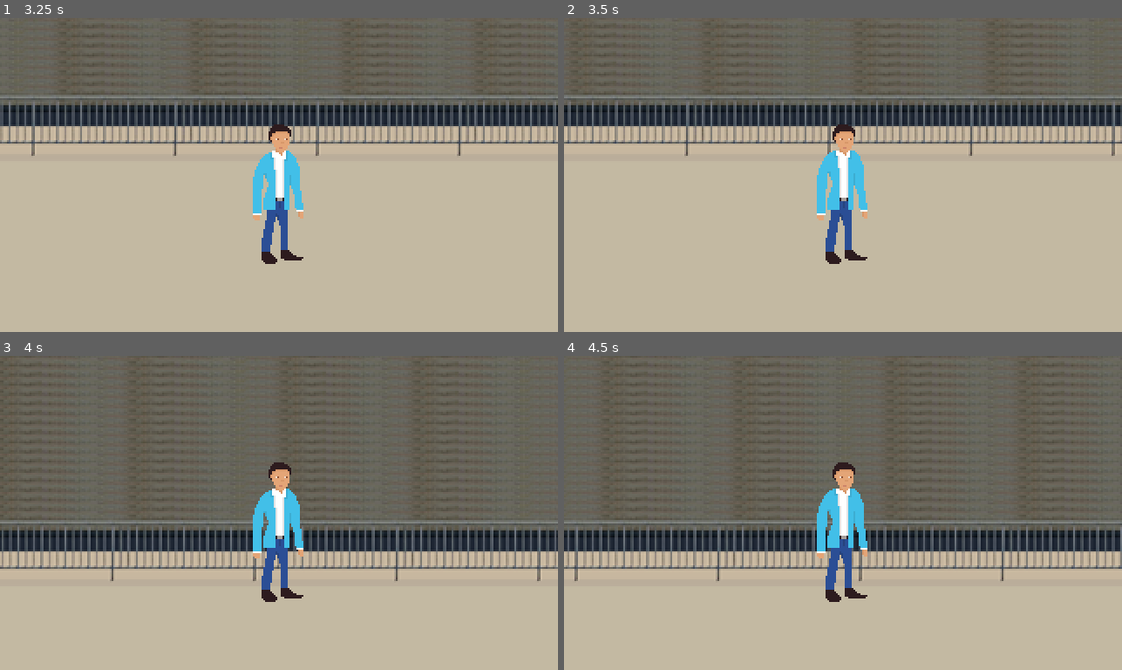
Above: before the commit, frames 1-4 (two rows, left to right).
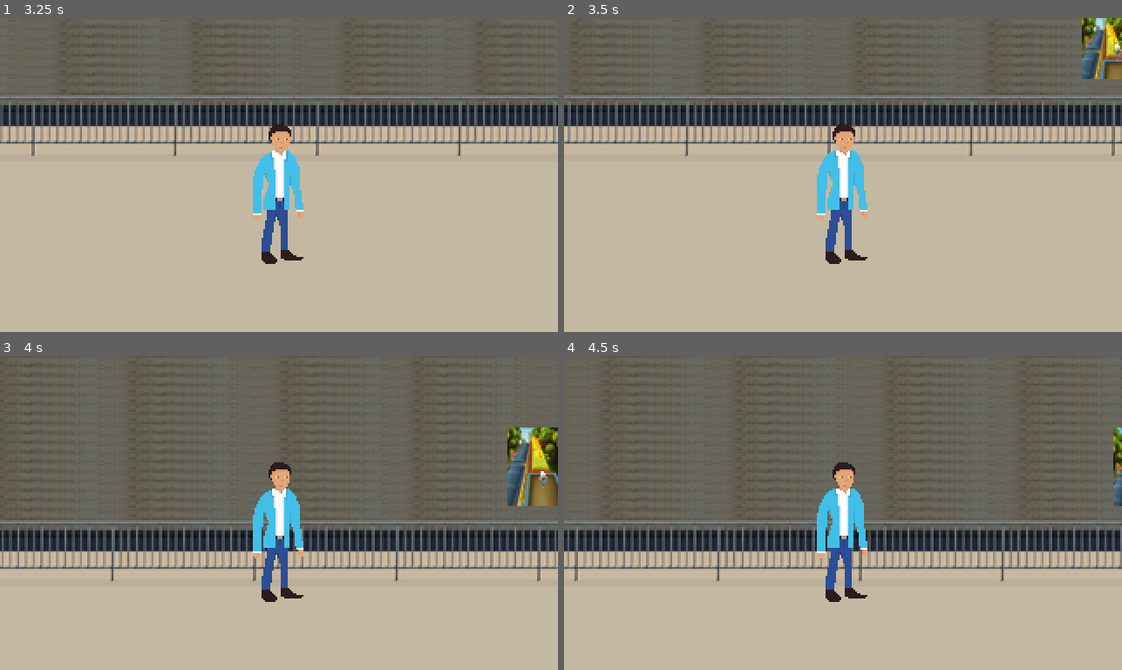
Above: after the commit, the same moments.

Repository: RebeckaWillig/Spelsylt
Game: Godot game, scene res://Scenes/67_Rizzard.tscn
Two runs of this game, one before a commit and one after it. Both use one fixed random seed, a clock stepped at 60 frames per second and the inputs below.
Inputs:
- Up to frame 1 (3.25 s): click "Lock in" at 0.5 s; hold Right (move_right) 1.28-2.03 s; tap E (interact) at 1.35, 2.1, 2.85 s; hold Down (move_down) 2.03-2.78 s; tap Enter at 2.75 s; hold Right (move_right) from 2.78 s (still down)
- Up to frame 2 (3.5 s): keep holding Right (move_right)
- Up to frame 3 (4 s): release Right (move_right) at 3.53 s; hold W (move_up) from 3.53 s (still down); tap E (interact) at 3.6 s
- Up to frame 4 (4.5 s): release W (move_up) at 4.28 s; hold Left (move_left) from 4.28 s (still down); tap E (interact) at 4.35 s

Frame 1 is identical in both runs. In frame 2, 1.3% of the frame differs, in the area x 92-100%, y 0-20%; in frame 3, 2.2%, in the area x 90-100%, y 22-48%; in frame 4, 0.4%.

Commit message:
Game complete

Diff:
--- a/67_Rizzard/Scenes/67_Rizzard.tscn
+++ b/67_Rizzard/Scenes/67_Rizzard.tscn
@@ -7,7 +7,9 @@
 [ext_resource type="Texture2D" uid="uid://dhq2r18ckppy6" path="res://Assets/Sprites/mainmenu.png" id="7_ctpxx"]
 [ext_resource type="PackedScene" uid="uid://cuvpnhqkkf1ms" path="res://Scenes/skibidi.tscn" id="8_ctpxx"]
 [ext_resource type="PackedScene" uid="uid://b0wno0jrg11ov" path="res://Scenes/gyatt.tscn" id="8_j5na4"]
+[ext_resource type="PackedScene" uid="uid://b5sb8hrbdlwwd" path="res://Scenes/italian.tscn" id="9_irttw"]
 [ext_resource type="AudioStream" uid="uid://64mtsthqv7bx" path="res://Assets/Audio/piltangenterna.wav" id="9_j5na4"]
+[ext_resource type="PackedScene" uid="uid://b4265s74u4ddd" path="res://Scenes/subway.tscn" id="10_irttw"]
 
 [sub_resource type="RectangleShape2D" id="RectangleShape2D_ctpxx"]
 size = Vector2(162, 259.5)
@@ -36,7 +38,7 @@
 shape = SubResource("RectangleShape2D_ctpxx")
 
 [node name="CollisionShape2D2" type="CollisionShape2D" parent="Background/hitboxes"]
-position = Vector2(958, 3)
+position = Vector2(714, 3)
 shape = SubResource("RectangleShape2D_j5na4")
 
 [node name="CollisionShape2D3" type="CollisionShape2D" parent="Background/hitboxes"]
@@ -63,8 +65,11 @@
 [node name="skibidi" parent="." instance=ExtResource("8_ctpxx")]
 position = Vector2(824, 862)
 
+[node name="italian" parent="." instance=ExtResource("9_irttw")]
+position = Vector2(1215, 855)
+
 [node name="gyatt" parent="." instance=ExtResource("8_j5na4")]
-position = Vector2(1916, 823)
+position = Vector2(1672, 823)
 
 [node name="player" parent="." instance=ExtResource("3_ctpxx")]
 z_index = -1
@@ -79,6 +84,15 @@
 [node name="piltangenterna" type="AudioStreamPlayer" parent="."]
 stream = ExtResource("9_j5na4")
 
+[node name="subway" parent="." instance=ExtResource("10_irttw")]
+position = Vector2(561, 724)
+
+[node name="subway2" parent="." instance=ExtResource("10_irttw")]
+position = Vector2(1019, 724)
+
+[node name="subway3" parent="." instance=ExtResource("10_irttw")]
+position = Vector2(1427, 724)
+
 [connection signal="start" from="CanvasLayer2/MainMenu" to="." method="_on_start"]
 [connection signal="ending" from="gyatt" to="." method="_on_ending"]
 [connection signal="timeout" from="Timer" to="." method="_on_timer_timeout"]
--- /dev/null
+++ b/67_Rizzard/Scenes/italian.tscn
@@ -0,0 +1,380 @@
+[gd_scene load_steps=55 format=3 uid="uid://b5sb8hrbdlwwd"]
+
+[ext_resource type="Script" uid="uid://bnh3sagm8k5q" path="res://Scripts/italian.gd" id="1_50uk4"]
+[ext_resource type="Texture2D" uid="uid://dj2mikgjvdquc" path="res://Assets/Sprites/italian.png" id="1_tok50"]
+[ext_resource type="AudioStream" uid="uid://cdhvw4w47qvw4" path="res://Assets/Audio/italian.wav" id="3_vytcl"]
+
+[sub_resource type="AtlasTexture" id="AtlasTexture_50uk4"]
+atlas = ExtResource("1_tok50")
+region = Rect2(0, 0, 32, 64)
+
+[sub_resource type="AtlasTexture" id="AtlasTexture_vytcl"]
+atlas = ExtResource("1_tok50")
+region = Rect2(32, 0, 32, 64)
+
+[sub_resource type="AtlasTexture" id="AtlasTexture_3stju"]
+atlas = ExtResource("1_tok50")
+region = Rect2(64, 0, 32, 64)
+
+[sub_resource type="AtlasTexture" id="AtlasTexture_q7vn8"]
+atlas = ExtResource("1_tok50")
+region = Rect2(96, 0, 32, 64)
+
+[sub_resource type="AtlasTexture" id="AtlasTexture_3qhiw"]
+atlas = ExtResource("1_tok50")
+region = Rect2(128, 0, 32, 64)
+
+[sub_resource type="AtlasTexture" id="AtlasTexture_embnx"]
+atlas = ExtResource("1_tok50")
+region = Rect2(160, 0, 32, 64)
+
+[sub_resource type="AtlasTexture" id="AtlasTexture_n6pnn"]
+atlas = ExtResource("1_tok50")
+region = Rect2(192, 0, 32, 64)
+
+[sub_resource type="AtlasTexture" id="AtlasTexture_xd22d"]
+atlas = ExtResource("1_tok50")
+region = Rect2(224, 0, 32, 64)
+
+[sub_resource type="AtlasTexture" id="AtlasTexture_epg6n"]
+atlas = ExtResource("1_tok50")
+region = Rect2(256, 0, 32, 64)
+
+[sub_resource type="AtlasTexture" id="AtlasTexture_mo0iy"]
+atlas = ExtResource("1_tok50")
+region = Rect2(288, 0, 32, 64)
+
+[sub_resource type="AtlasTexture" id="AtlasTexture_os44x"]
+atlas = ExtResource("1_tok50")
+region = Rect2(320, 0, 32, 64)
+
+[sub_resource type="AtlasTexture" id="AtlasTexture_6b44w"]
+atlas = ExtResource("1_tok50")
+region = Rect2(352, 0, 32, 64)
+
+[sub_resource type="AtlasTexture" id="AtlasTexture_78kpr"]
+atlas = ExtResource("1_tok50")
+region = Rect2(384, 0, 32, 64)
+
+[sub_resource type="AtlasTexture" id="AtlasTexture_hkaxg"]
+atlas = ExtResource("1_tok50")
+region = Rect2(416, 0, 32, 64)
+
+[sub_resource type="AtlasTexture" id="AtlasTexture_f2aia"]
+atlas = ExtResource("1_tok50")
+region = Rect2(448, 0, 32, 64)
+
+[sub_resource type="AtlasTexture" id="AtlasTexture_pfoyo"]
+atlas = ExtResource("1_tok50")
+region = Rect2(480, 0, 32, 64)
+
+[sub_resource type="AtlasTexture" id="AtlasTexture_gxq0u"]
+atlas = ExtResource("1_tok50")
+region = Rect2(512, 0, 32, 64)
+
+[sub_resource type="AtlasTexture" id="AtlasTexture_33vos"]
+atlas = ExtResource("1_tok50")
+region = Rect2(544, 0, 32, 64)
+
+[sub_resource type="AtlasTexture" id="AtlasTexture_vxpjn"]
+atlas = ExtResource("1_tok50")
+region = Rect2(576, 0, 32, 64)
+
+[sub_resource type="AtlasTexture" id="AtlasTexture_lmdwe"]
+atlas = ExtResource("1_tok50")
+region = Rect2(608, 0, 32, 64)
+
+[sub_resource type="AtlasTexture" id="AtlasTexture_m6cup"]
+atlas = ExtResource("1_tok50")
+region = Rect2(640, 0, 32, 64)
+
+[sub_resource type="AtlasTexture" id="AtlasTexture_hcm50"]
+atlas = ExtResource("1_tok50")
+region = Rect2(672, 0, 32, 64)
+
+[sub_resource type="AtlasTexture" id="AtlasTexture_8dvxy"]
+atlas = ExtResource("1_tok50")
+region = Rect2(704, 0, 32, 64)
+
+[sub_resource type="AtlasTexture" id="AtlasTexture_ewyrp"]
+atlas = ExtResource("1_tok50")
+region = Rect2(736, 0, 32, 64)
+
+[sub_resource type="AtlasTexture" id="AtlasTexture_m60uy"]
+atlas = ExtResource("1_tok50")
+region = Rect2(768, 0, 32, 64)
+
+[sub_resource type="AtlasTexture" id="AtlasTexture_aqwpv"]
+atlas = ExtResource("1_tok50")
+region = Rect2(800, 0, 32, 64)
+
+[sub_resource type="AtlasTexture" id="AtlasTexture_ojohf"]
+atlas = ExtResource("1_tok50")
+region = Rect2(832, 0, 32, 64)
+
+[sub_resource type="AtlasTexture" id="AtlasTexture_7uhju"]
+atlas = ExtResource("1_tok50")
+region = Rect2(864, 0, 32, 64)
+
+[sub_resource type="AtlasTexture" id="AtlasTexture_jbqjb"]
+atlas = ExtResource("1_tok50")
+region = Rect2(896, 0, 32, 64)
+
+[sub_resource type="AtlasTexture" id="AtlasTexture_wmpai"]
+atlas = ExtResource("1_tok50")
+region = Rect2(928, 0, 32, 64)
+
+[sub_resource type="AtlasTexture" id="AtlasTexture_05u65"]
+atlas = ExtResource("1_tok50")
+region = Rect2(960, 0, 32, 64)
+
+[sub_resource type="AtlasTexture" id="AtlasTexture_q7tbq"]
+atlas = ExtResource("1_tok50")
+region = Rect2(992, 0, 32, 64)
+
+[sub_resource type="AtlasTexture" id="AtlasTexture_75pqe"]
+atlas = ExtResource("1_tok50")
+region = Rect2(1024, 0, 32, 64)
+
+[sub_resource type="AtlasTexture" id="AtlasTexture_02ngy"]
+atlas = ExtResource("1_tok50")
+region = Rect2(1056, 0, 32, 64)
+
+[sub_resource type="AtlasTexture" id="AtlasTexture_0oy1w"]
+atlas = ExtResource("1_tok50")
+region = Rect2(1088, 0, 32, 64)
+
+[sub_resource type="AtlasTexture" id="AtlasTexture_oa2bm"]
+atlas = ExtResource("1_tok50")
+region = Rect2(1120, 0, 32, 64)
+
+[sub_resource type="AtlasTexture" id="AtlasTexture_4e680"]
+atlas = ExtResource("1_tok50")
+region = Rect2(1152, 0, 32, 64)
+
+[sub_resource type="AtlasTexture" id="AtlasTexture_8mqm7"]
+atlas = ExtResource("1_tok50")
+region = Rect2(1184, 0, 32, 64)
+
+[sub_resource type="AtlasTexture" id="AtlasTexture_7c0kt"]
+atlas = ExtResource("1_tok50")
+region = Rect2(1216, 0, 32, 64)
+
+[sub_resource type="AtlasTexture" id="AtlasTexture_x4cak"]
+atlas = ExtResource("1_tok50")
+region = Rect2(1248, 0, 32, 64)
+
+[sub_resource type="AtlasTexture" id="AtlasTexture_mrma7"]
+atlas = ExtResource("1_tok50")
+region = Rect2(1280, 0, 32, 64)
+
+[sub_resource type="AtlasTexture" id="AtlasTexture_63a71"]
+atlas = ExtResource("1_tok50")
+region = Rect2(1312, 0, 32, 64)
+
+[sub_resource type="AtlasTexture" id="AtlasTexture_mlppp"]
+atlas = ExtResource("1_tok50")
+region = Rect2(1344, 0, 32, 64)
+
+[sub_resource type="AtlasTexture" id="AtlasTexture_dt5oo"]
+atlas = ExtResource("1_tok50")
+region = Rect2(1376, 0, 32, 64)
+
+[sub_resource type="AtlasTexture" id="AtlasTexture_vd11c"]
+atlas = ExtResource("1_tok50")
+region = Rect2(1408, 0, 32, 64)
+
+[sub_resource type="AtlasTexture" id="AtlasTexture_fefsl"]
+atlas = ExtResource("1_tok50")
+region = Rect2(1440, 0, 32, 64)
+
+[sub_resource type="AtlasTexture" id="AtlasTexture_4d82m"]
+atlas = ExtResource("1_tok50")
+region = Rect2(1472, 0, 32, 64)
+
+[sub_resource type="AtlasTexture" id="AtlasTexture_ewbwy"]
+atlas = ExtResource("1_tok50")
+region = Rect2(1504, 0, 32, 64)
+
+[sub_resource type="AtlasTexture" id="AtlasTexture_k4vgd"]
+atlas = ExtResource("1_tok50")
+region = Rect2(1536, 0, 32, 64)
+
+[sub_resource type="SpriteFrames" id="SpriteFrames_x6qfx"]
+animations = [{
+"frames": [{
+"duration": 1.0,
+"texture": SubResource("AtlasTexture_50uk4")
+}],
+"loop": true,
+"name": &"default",
+"speed": 5.0
+}, {
+"frames": [{
+"duration": 1.0,
+"texture": SubResource("AtlasTexture_vytcl")
+}, {
+"duration": 1.0,
+"texture": SubResource("AtlasTexture_3stju")
+}, {
+"duration": 1.0,
+"texture": SubResource("AtlasTexture_q7vn8")
+}, {
+"duration": 1.0,
+"texture": SubResource("AtlasTexture_3qhiw")
+}, {
+"duration": 1.0,
+"texture": SubResource("AtlasTexture_embnx")
+}, {
+"duration": 1.0,
+"texture": SubResource("AtlasTexture_n6pnn")
+}, {
+"duration": 1.0,
+"texture": SubResource("AtlasTexture_xd22d")
+}, {
+"duration": 41.0,
+"texture": SubResource("AtlasTexture_epg6n")
+}, {
+"duration": 1.0,
+"texture": SubResource("AtlasTexture_mo0iy")
+}, {
+"duration": 1.0,
+"texture": SubResource("AtlasTexture_os44x")
+}, {
+"duration": 1.0,
+"texture": SubResource("AtlasTexture_6b44w")
+}, {
+"duration": 1.0,
+"texture": SubResource("AtlasTexture_78kpr")
+}, {
+"duration": 1.0,
+"texture": SubResource("AtlasTexture_hkaxg")
+}, {
+"duration": 1.0,
+"texture": SubResource("AtlasTexture_f2aia")
+}, {
+"duration": 1.0,
+"texture": SubResource("AtlasTexture_pfoyo")
+}, {
+"duration": 1.0,
+"texture": SubResource("AtlasTexture_gxq0u")
+}, {
+"duration": 1.0,
+"texture": SubResource("AtlasTexture_33vos")
+}, {
+"duration": 1.0,
+"texture": SubResource("AtlasTexture_vxpjn")
+}, {
+"duration": 1.0,
+"texture": SubResource("AtlasTexture_lmdwe")
+}, {
+"duration": 1.0,
+"texture": SubResource("AtlasTexture_m6cup")
+}, {
+"duration": 1.0,
+"texture": SubResource("AtlasTexture_hcm50")
+}, {
+"duration": 1.0,
+"texture": SubResource("AtlasTexture_8dvxy")
+}, {
+"duration": 1.0,
+"texture": SubResource("AtlasTexture_ewyrp")
+}, {
+"duration": 97.0,
+"texture": SubResource("AtlasTexture_m60uy")
+}, {
+"duration": 1.0,
+"texture": SubResource("AtlasTexture_aqwpv")
+}, {
+"duration": 1.0,
+"texture": SubResource("AtlasTexture_ojohf")
+}, {
+"duration": 1.0,
+"texture": SubResource("AtlasTexture_7uhju")
+}, {
+"duration": 1.0,
+"texture": SubResource("AtlasTexture_jbqjb")
+}, {
+"duration": 1.0,
+"texture": SubResource("AtlasTexture_wmpai")
+}, {
+"duration": 1.0,
+"texture": SubResource("AtlasTexture_05u65")
+}, {
+"duration": 1.0,
+"texture": SubResource("AtlasTexture_q7tbq")
+}, {
+"duration": 1.0,
+"texture": SubResource("AtlasTexture_75pqe")
+}, {
+"duration": 1.0,
+"texture": SubResource("AtlasTexture_02ngy")
+}, {
+"duration": 1.0,
+"texture": SubResource("AtlasTexture_0oy1w")
+}, {
+"duration": 1.0,
+"texture": SubResource("AtlasTexture_oa2bm")
+}, {
+"duration": 1.0,
+"texture": SubResource("AtlasTexture_4e680")
+}, {
+"duration": 1.0,
+"texture": SubResource("AtlasTexture_8mqm7")
+}, {
+"duration": 1.0,
+"texture": SubResource("AtlasTexture_7c0kt")
+}, {
+"duration": 1.0,
+"texture": SubResource("AtlasTexture_x4cak")
+}, {
+"duration": 81.0,
+"texture": SubResource("AtlasTexture_mrma7")
+}, {
+"duration": 1.0,
+"texture": SubResource("AtlasTexture_63a71")
+}, {
+"duration": 1.0,
+"texture": SubResource("AtlasTexture_mlppp")
+}, {
+"duration": 1.0,
+"texture": SubResource("AtlasTexture_dt5oo")
+}, {
+"duration": 1.0,
+"texture": SubResource("AtlasTexture_vd11c")
+}, {
+"duration": 1.0,
+"texture": SubResource("AtlasTexture_fefsl")
+}, {
+"duration": 1.0,
+"texture": SubResource("AtlasTexture_4d82m")
+}, {
+"duration": 1.0,
+"texture": SubResource("AtlasTexture_ewbwy")
+}, {
+"duration": 128.0,
+"texture": SubResource("AtlasTexture_k4vgd")
+}],
+"loop": false,
+"name": &"skibidi",
+"speed": 24.0
+}]
+
+[sub_resource type="RectangleShape2D" id="RectangleShape2D_tok50"]
+size = Vector2(80, 76)
+
+[node name="italian" type="Area2D"]
+script = ExtResource("1_50uk4")
+
+[node name="memes" type="AnimatedSprite2D" parent="."]
+sprite_frames = SubResource("SpriteFrames_x6qfx")
+animation = &"skibidi"
+
+[node name="CollisionShape2D" type="CollisionShape2D" parent="."]
+shape = SubResource("RectangleShape2D_tok50")
+
+[node name="italian" type="AudioStreamPlayer" parent="."]
+stream = ExtResource("3_vytcl")
+
+[connection signal="body_entered" from="." to="." method="_on_body_entered"]
+[connection signal="body_exited" from="." to="." method="_on_body_exited"]
--- a/67_Rizzard/Scenes/player.tscn
+++ b/67_Rizzard/Scenes/player.tscn
@@ -55,12 +55,3 @@
 modulate = Color(0, 0, 0, 0.5764706)
 position = Vector2(0, 34)
 sprite_frames = SubResource("SpriteFrames_fkybt")
-
-[node name="Timer" type="Timer" parent="."]
-wait_time = 0.3
-one_shot = true
-
-[node name="eating" type="AudioStreamPlayer" parent="."]
-bus = &"Eating"
-
-[connection signal="timeout" from="Timer" to="." method="_on_timer_timeout"]
--- a/67_Rizzard/Scenes/skibidi.tscn
+++ b/67_Rizzard/Scenes/skibidi.tscn
@@ -186,4 +186,3 @@
 
 [connection signal="body_entered" from="." to="." method="_on_body_entered"]
 [connection signal="body_exited" from="." to="." method="_on_body_exited"]
-[connection signal="animation_finished" from="toilet" to="." method="_on_animation_finished"]
--- /dev/null
+++ b/67_Rizzard/Scenes/subway.tscn
@@ -0,0 +1,61 @@
+[gd_scene load_steps=10 format=3 uid="uid://b4265s74u4ddd"]
+
+[ext_resource type="Texture2D" uid="uid://bpph2qsnf4dvi" path="res://Assets/Sprites/subway.png" id="1_elivc"]
+[ext_resource type="Script" uid="uid://bq5a7phddhu1v" path="res://Scripts/subway.gd" id="1_pjmfg"]
+[ext_resource type="AudioStream" uid="uid://b0w7yi3itjxr1" path="res://Assets/Audio/subway.wav" id="3_jykm6"]
+
+[sub_resource type="AtlasTexture" id="AtlasTexture_pjmfg"]
+atlas = ExtResource("1_elivc")
+region = Rect2(0, 0, 32, 45)
+
+[sub_resource type="AtlasTexture" id="AtlasTexture_jykm6"]
+atlas = ExtResource("1_elivc")
+region = Rect2(32, 0, 32, 45)
+
+[sub_resource type="AtlasTexture" id="AtlasTexture_flagm"]
+atlas = ExtResource("1_elivc")
+region = Rect2(64, 0, 32, 45)
+
+[sub_resource type="AtlasTexture" id="AtlasTexture_xxf6p"]
+atlas = ExtResource("1_elivc")
+region = Rect2(96, 0, 32, 45)
+
+[sub_resource type="SpriteFrames" id="SpriteFrames_o7f6k"]
+animations = [{
+"frames": [{
+"duration": 1.0,
+"texture": SubResource("AtlasTexture_pjmfg")
+}, {
+"duration": 1.0,
+"texture": SubResource("AtlasTexture_jykm6")
+}, {
+"duration": 1.0,
+"texture": SubResource("AtlasTexture_flagm")
+}, {
+"duration": 1.0,
+"texture": SubResource("AtlasTexture_xxf6p")
+}],
+"loop": true,
+"name": &"default",
+"speed": 12.0
+}]
+
+[sub_resource type="RectangleShape2D" id="RectangleShape2D_bgu3d"]
+size = Vector2(84, 126)
+
+[node name="subway" type="Area2D"]
+z_index = -10
+script = ExtResource("1_pjmfg")
+
+[node name="surfer" type="AnimatedSprite2D" parent="."]
+sprite_frames = SubResource("SpriteFrames_o7f6k")
+
+[node name="CollisionShape2D" type="CollisionShape2D" parent="."]
+position = Vector2(0, 19)
+shape = SubResource("RectangleShape2D_bgu3d")
+
+[node name="subway" type="AudioStreamPlayer" parent="."]
+stream = ExtResource("3_jykm6")
+
+[connection signal="body_entered" from="." to="." method="_on_body_entered"]
+[connection signal="body_exited" from="." to="." method="_on_body_exited"]
--- a/67_Rizzard/Scripts/67_Rizzard.gd
+++ b/67_Rizzard/Scripts/67_Rizzard.gd
@@ -1,5 +1,4 @@
 extends Node
-signal discrete_black
 
 @export var main_menu_scene: PackedScene
 var menu_instance: Control
@@ -11,9 +10,6 @@
 	if is_instance_valid(menu_instance):
 		menu_instance.queue_free()
 
-func _on_timer_timeout() -> void:
-	discrete_black.emit()
-
 func _on_ending() -> void:
 	get_tree().change_scene_to_file("res://Scenes/ending.tscn")
 
--- /dev/null
+++ b/67_Rizzard/Scripts/italian.gd
@@ -0,0 +1,28 @@
+extends Area2D
+var in_player = false
+
+func _ready() -> void:
+	get_node("../player").interaction.connect(_on_interaction)
+	$memes.play("default")
+
+func _on_interaction() -> void:
+	if in_player:
+		print("Player interacts with " + self.name)
+		Music.volume_db = -12
+		Gamestate.input_enabled = false
+		$italian.play()
+		$memes.play("skibidi")
+		await $memes.animation_finished
+		Music.volume_db = 0
+		Gamestate.input_enabled = true
+		$memes.play("default")
+
+func _on_body_entered(body: Node2D) -> void:
+	if body.name == "player":
+		print("Player is in " + self.name)
+		in_player = true
+
+func _on_body_exited(body: Node2D) -> void:
+	if body.name == "player":
+		print("Player has left " + self.name)
+		in_player = false
--- a/67_Rizzard/Scripts/main_menu.gd
+++ b/67_Rizzard/Scripts/main_menu.gd
@@ -1,18 +1,26 @@
 extends Control
 signal start
+var input_locked = true
 
 func _ready() -> void:
+	Gamestate.input_enabled = false
 	$VBoxContainer.visible = true
 	$VBoxContainer2.visible = true
+	$Title.visible = true
+	await get_tree().create_timer(0.1).timeout
+	input_locked = false
 
 func _on_start_pressed() -> void:
-	$VBoxContainer.visible = false
-	$VBoxContainer2.visible = false
+	if input_locked:
+		return
+	input_locked = true  # prevent any further accidental clicks
+	$VBoxContainer.queue_free()
+	$VBoxContainer2.queue_free()
 	Music.volume_db = -12
 	$hej.play()
 	await $hej.finished
+	$Title.visible = false
 	start.emit()
-	queue_free()
 
 func _on_exit_pressed() -> void:
 	get_tree().quit()
--- a/67_Rizzard/Scripts/player.gd
+++ b/67_Rizzard/Scripts/player.gd
@@ -1,7 +1,6 @@
 extends CharacterBody2D
 const SPEED = 120
 const START_POSITION = Vector2(280, 780)
-var timeout = false
 var animation_finished = true
 signal interaction
 
@@ -42,6 +41,3 @@
 		velocity.y = local_direction.y * SPEED
 	else:
 		velocity.y = move_toward(velocity.y,0,SPEED)
-
-func _on_timer_timeout() -> void:
-	timeout = true
--- a/67_Rizzard/Scripts/skibidi.gd
+++ b/67_Rizzard/Scripts/skibidi.gd
@@ -10,8 +10,12 @@
 		print("Player interacts with " + self.name)
 		Music.volume_db = -12
 		Gamestate.input_enabled = false
+		$skibidi.play()
 		$toilet.play("skibidi")
-		$skibidi.play()
+		await $toilet.animation_finished
+		Music.volume_db = 0
+		Gamestate.input_enabled = true
+		$toilet.play("default")
 
 func _on_body_entered(body: Node2D) -> void:
 	if body.name == "player":
@@ -22,8 +26,3 @@
 	if body.name == "player":
 		print("Player has left " + self.name)
 		in_player = false
-
-func _on_animation_finished() -> void:
-	Music.volume_db = 0
-	Gamestate.input_enabled = true
-	$toilet.play("default")
--- /dev/null
+++ b/67_Rizzard/Scripts/subway.gd
@@ -0,0 +1,26 @@
+extends Area2D
+var in_player = false
+
+func _ready() -> void:
+	get_node("../player").interaction.connect(_on_interaction)
+	$surfer.play("default")
+
+func _on_interaction() -> void:
+	if in_player:
+		print("Player interacts with " + self.name)
+		Music.volume_db = -12
+		Gamestate.input_enabled = false
+		$subway.play()
+		await $subway.finished
+		Music.volume_db = 0
+		Gamestate.input_enabled = true
+
+func _on_body_entered(body: Node2D) -> void:
+	if body.name == "player":
+		print("Player is in " + self.name)
+		in_player = true
+
+func _on_body_exited(body: Node2D) -> void:
+	if body.name == "player":
+		print("Player has left " + self.name)
+		in_player = false
Not shown, added: 67_Rizzard/Assets/Audio/italian.wav.import
Not shown, added: 67_Rizzard/Assets/Audio/subway.wav.import
Binary file added: 67_Rizzard/Assets/Sprites/italian.aseprite
Binary file added: 67_Rizzard/Assets/Sprites/italian.png
Not shown, added: 67_Rizzard/Assets/Sprites/italian.png.import
Binary file added: 67_Rizzard/Assets/Sprites/subway.aseprite
Binary file added: 67_Rizzard/Assets/Sprites/subway.png
Not shown, added: 67_Rizzard/Assets/Sprites/subway.png.import
Binary file added: 67_Rizzard/Assets/Sprites/trala.png
Not shown, added: 67_Rizzard/Assets/Sprites/trala.png.import
Not shown: 1 places in 67_Rizzard/Scenes/67_Rizzard.tscn that only renumber resources
Not shown, added: 67_Rizzard/Scripts/italian.gd.uid
(and 16 more such lines)
